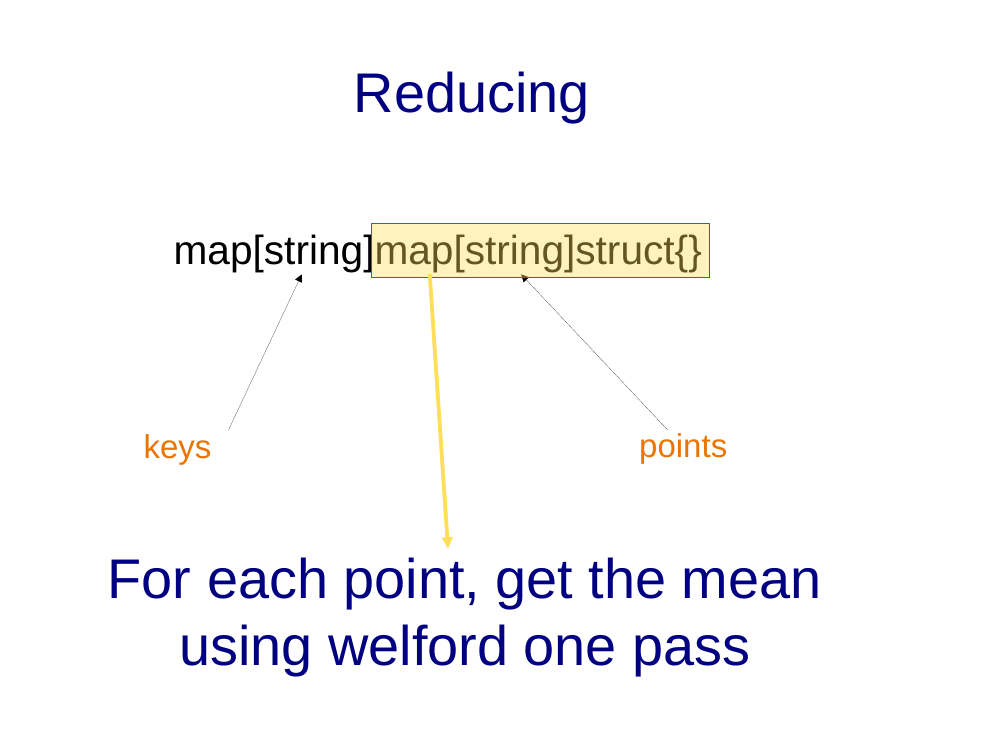
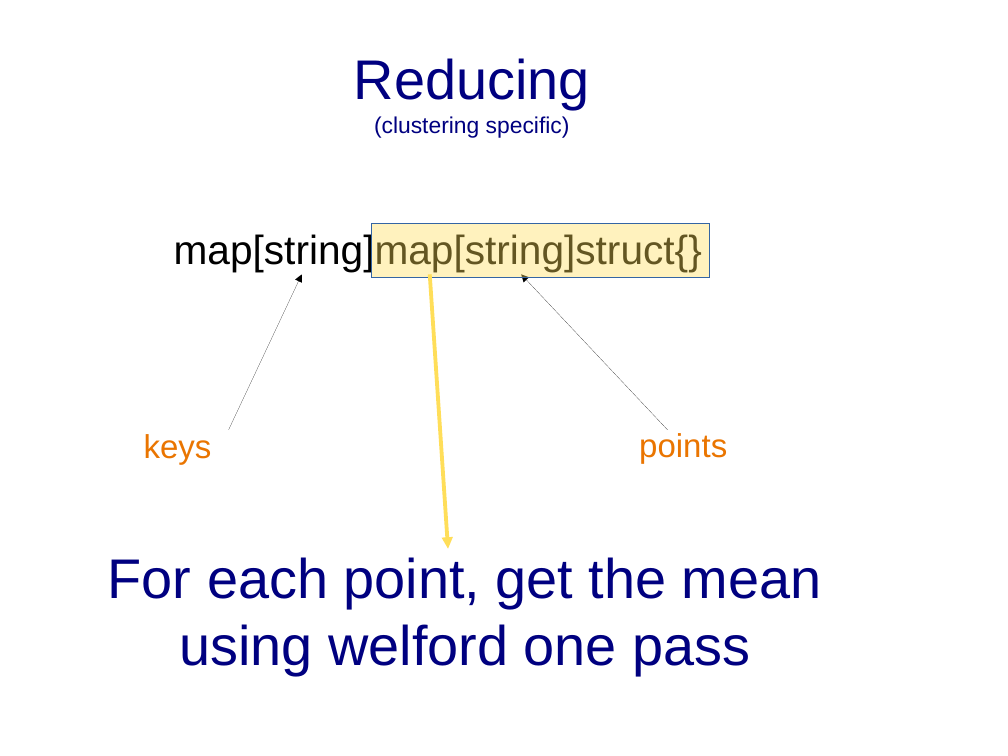
Before and after one commit to sgaragagghu/sdcc-documentazione, a slide deck: slide 8 of to_delete/presentazione.odp. Drawn at 1008x756 pixels with LibreOffice and Linux fonts; fonts in the diff are those of the drawing. Boxes give left, top, right and bottom in pixels: in the first picture for what was removed or moved away, otherwise in the second. Text is boxed around its words. In the diff, an @@ line names an element or a change of style, - is before the commit and + after.

```diff
--- a/to_delete/presentazione.odp
+++ b/to_delete/presentazione.odp
@@ title at (354,58,590,138): text changed; size 44 to 18 pt @@
-Reducing
+Reducing
+(clustering specific)
```
Also in this commit, not shown: 3 other slides changed.
